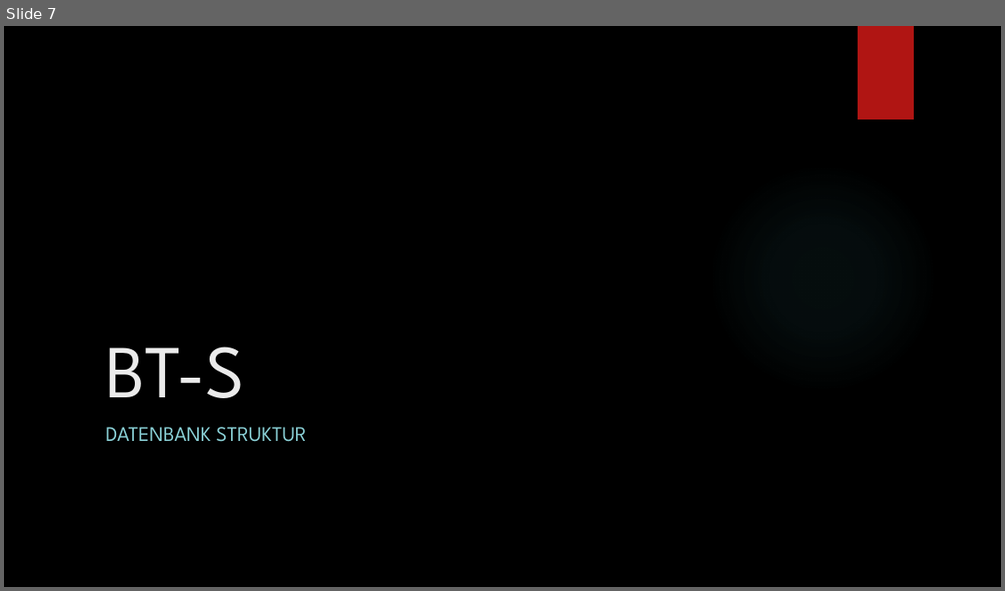
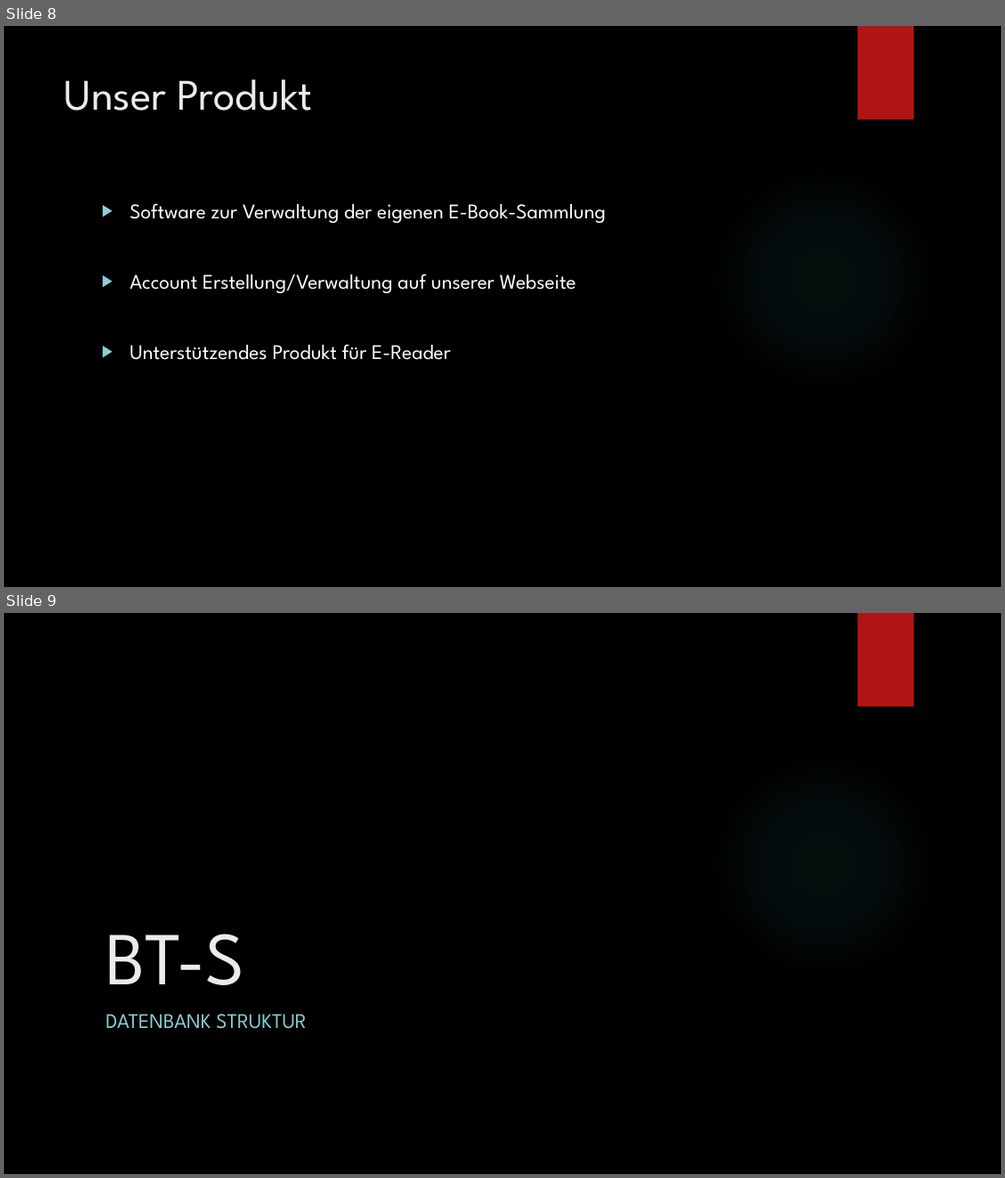
Before and after one commit to JonasNihal/SequenceBot, a slide deck: E-Book-Diagramme.pptx. Shown one above the other, each under a label of ours: slide 7 before the commit, slides 8 and 9 after it. The pictures are 1005x591 and 1005x1178 pixels, drawn with LibreOffice and Linux fonts; fonts in the diff are those of the drawing; background and template pictures are left out. Boxes give left, top, right and bottom in pixels: in the first picture for what was removed or moved away, otherwise in the second. Text is boxed around its words. In the diff, an @@ line names an element or a change of style, - is before the commit and + after.

```diff
--- a/E-Book-Diagramme.pptx
+++ b/E-Book-Diagramme.pptx
@@ slide 8 added at (x1=4, y1=26, x2=1001, y2=587), background picture (left out); not listed: 2 template elements that a slide beside it also shows @@
@@ title added at (x1=65, y1=79, x2=313, y2=111), 42 pt, text #EBEBEB @@
+Unser Produkt
@@ text added at (x1=129, y1=203, x2=606, y2=360), 20 pt, text #FFFFFF @@
+▶ Software zur Verwaltung der eigenen E-Book-Sammlung
+▶ Account Erstellung/Verwaltung auf unserer Webseite
+▶ Unterstützendes Produkt für E-Reader
@@ what was slide 7 is now slide 9 @@
```
Also in this commit, not shown: 2 slides changed, 1 other slide added.
